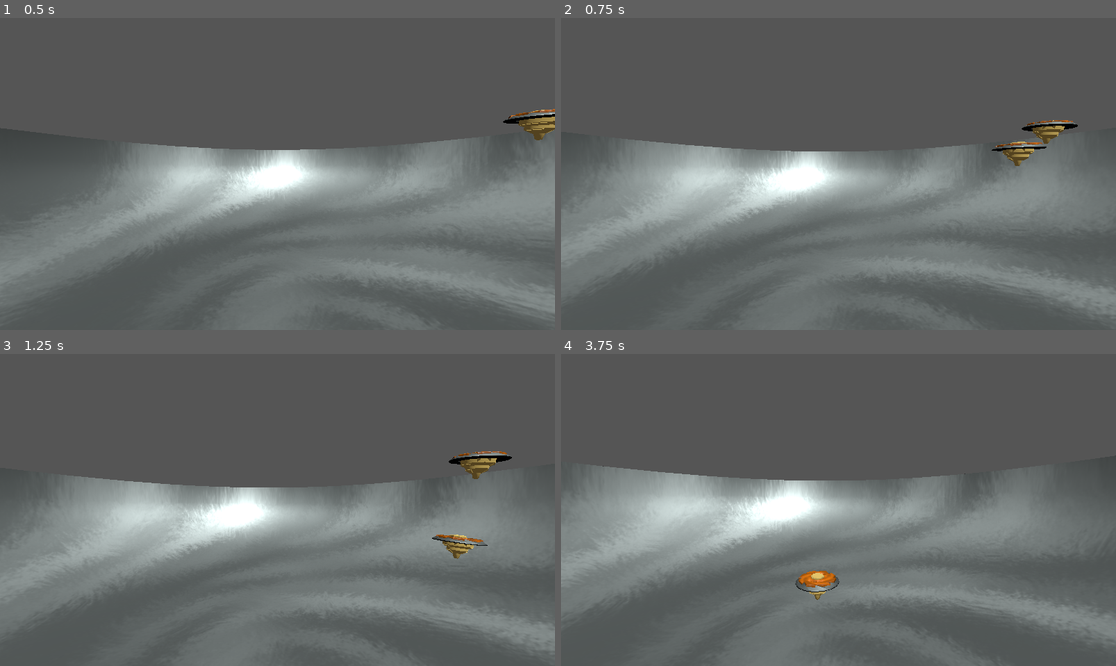
Above: before the commit, frames 1-4 (two rows, left to right).
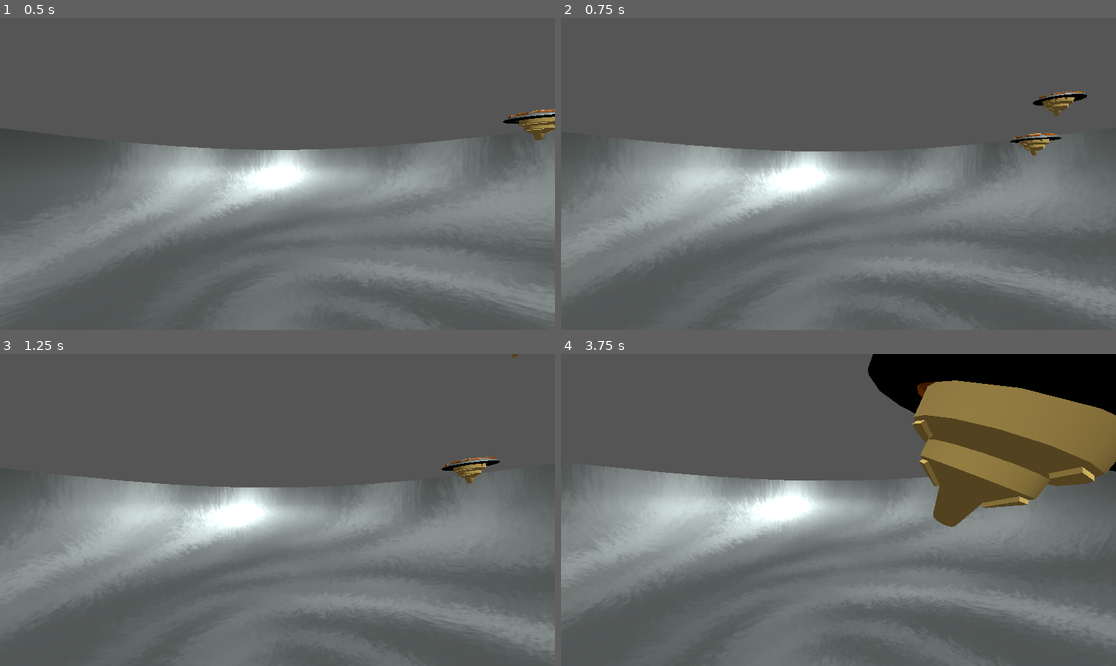
Above: after the commit, the same moments.

Repository: StudentLoanCyclone/StudentLoanCyclone
Game: Godot game, scene res://main.tscn
Same seed, same stepped clock (60 frames per second), same inputs: the game is played once before the commit and once after it.
Inputs (mouse positions are in pixels of both pictures, inside the frame that each line leads up to):
- Up to frame 1 (0.5 s): no input
- Up to frame 2 (0.75 s): tap Enter at 0.5 s; move the mouse to (866, 174) at 0.52 s; press the mouse at (866, 174) at 0.53 s
- Up to frame 3 (1.25 s): right-click (305, 510) at 0.8 s
- Up to frame 4 (3.75 s): move the mouse to (810, 510) at 1.27 s; release the mouse at (810, 510) at 1.28 s; right-click (810, 510) at 1.35 s; click (810, 510) at 1.55 s; tap Space at 2 s; move the mouse to (849, 503) at 2.02 s; press the mouse at (849, 503) at 2.03 s; right-click (849, 503) at 2.3 s; move the mouse to (832, 516) at 2.77 s; release the mouse at (832, 516) at 2.78 s; right-click (832, 516) at 2.85 s; click (832, 516) at 3.05 s; move the mouse to (877, 513) at 3.52 s; press the mouse at (877, 513) at 3.53 s

Frame 1 is identical in both runs. In frame 2, 1.2% of the frame differs, in the area x 77-95%, y 23-48%; in frame 3, 0.9%; in frame 4, 18%, in the area x 42-100%, y 0-79%.

Commit message:
It moves towards the enemy but not well

Diff:
--- a/student-loan-cyclone/cyclone.gd
+++ b/student-loan-cyclone/cyclone.gd
@@ -7,21 +7,14 @@
 
 var current_spin: float = 0
 
+var target : Node3D
+
 # Called when the node enters the scene tree for the first time.
 func _ready():
+
 	launch()
 
-func launch():
-	current_spin = initial_spin
-	angular_velocity.y = initial_spin
-
-	angular_velocity.x = randf_range(0,10)
-	angular_velocity.z = randf_range(0,10)
-
-
-
 func _physics_process(delta):
-
 	#decay
 	current_spin = move_toward(current_spin, 0, spin_decay * delta)
 
@@ -37,3 +30,34 @@
 	var correction_torque = current_upright.cross(upright_target) * upright_strength
 
 	apply_torque(correction_torque)
+
+func _input(event):
+	if event.is_action_pressed("attack"):
+		attack()
+	if event.is_action_pressed("defend"):
+		defend()
+
+func launch():
+	current_spin = initial_spin
+	angular_velocity.y = initial_spin
+
+	angular_velocity.x = randf_range(0,10)
+	angular_velocity.z = randf_range(0,10)
+
+
+func attack():
+	print(typeof(target))
+	var chasedir = (target.global_position - global_position).normalized()
+	var target_transform = transform.looking_at(global_position + chasedir, transform.basis.y)
+
+	transform = transform.interpolate_with(target_transform, 1.0)
+	linear_velocity = -transform.basis.z * (20)
+
+func defend():
+	pass
+
+
+
+
+func _on_area_3d_body_entered(body):
+	target = body
--- a/student-loan-cyclone/cyclone_model.tscn
+++ b/student-loan-cyclone/cyclone_model.tscn
@@ -153,9 +153,11 @@
 [sub_resource type="ConvexPolygonShape3D" id="ConvexPolygonShape3D_mxedn"]
 points = PackedVector3Array(0, 0.7915, -1.746, 0, 0.47477603, -1.3970051, -0.1712501, 0.7915, -1.7377964, 0.17090845, 0 …(5284 unchanged characters)…
 
-[node name="CycloneModel" type="Node3D"]
-
-[node name="RigidBody3D" type="RigidBody3D" parent="."]
+[sub_resource type="SphereShape3D" id="SphereShape3D_wmcot"]
+
+[node name="CycloneModel" type="Node3D" groups=["spinner"]]
+
+[node name="RigidBody3D" type="RigidBody3D" parent="." groups=["spinner"]]
 mass = 5.0
 physics_material_override = SubResource("PhysicsMaterial_i77v7")
 script = ExtResource("1_wmcot")
@@ -192,3 +194,11 @@
 [node name="CollisionShape3D" type="CollisionShape3D" parent="RigidBody3D"]
 transform = Transform3D(1, 0, 0, 0, 1, 0, 0, 0, 1, 0, -0.12968487, 0)
 shape = SubResource("ConvexPolygonShape3D_mxedn")
+
+[node name="Area3D" type="Area3D" parent="RigidBody3D"]
+
+[node name="CollisionShape3D" type="CollisionShape3D" parent="RigidBody3D/Area3D"]
+transform = Transform3D(20, 0, 0, 0, 20, 0, 0, 0, 20, 0, 0, 0)
+shape = SubResource("SphereShape3D_wmcot")
+
+[connection signal="body_entered" from="RigidBody3D/Area3D" to="RigidBody3D" method="_on_area_3d_body_entered"]
--- a/student-loan-cyclone/main.tscn
+++ b/student-loan-cyclone/main.tscn
@@ -68,15 +68,15 @@
 [node name="WorldEnvironment" type="WorldEnvironment" parent="."]
 environment = SubResource("Environment_7dm0k")
 
-[node name="StaticBody3D" type="StaticBody3D" parent="."]
+[node name="bowl" type="StaticBody3D" parent="."]
 physics_material_override = SubResource("PhysicsMaterial_0xm2m")
 
-[node name="Sphere" type="MeshInstance3D" parent="StaticBody3D"]
+[node name="Sphere" type="MeshInstance3D" parent="bowl"]
 transform = Transform3D(25, 0, 0, 0, 25, 0, 0, 0, 25, 0, 0, 0)
 mesh = SubResource("ArrayMesh_7mycd")
 skeleton = NodePath("")
 
-[node name="CollisionShape3D" type="CollisionShape3D" parent="StaticBody3D"]
+[node name="CollisionShape3D" type="CollisionShape3D" parent="bowl"]
 transform = Transform3D(25, 0, 0, 0, 25, 0, 0, 0, 25, 0, 0, 0)
 shape = SubResource("ConcavePolygonShape3D_h2yge")
 debug_color = Color(0.9842692, 0, 0.3406717, 1)
--- a/student-loan-cyclone/project.godot
+++ b/student-loan-cyclone/project.godot
@@ -15,6 +15,23 @@
 config/features=PackedStringArray("4.5", "Forward Plus")
 config/icon="res://icon.svg"
 
+[global_group]
+
+spinner="group for all the spinning tops"
+
+[input]
+
+attack={
+"deadzone": 0.2,
+"events": [Object(InputEventMouseButton,"resource_local_to_scene":false,"resource_name":"","device":-1,"window_id":0,"alt_pressed":false,"shift_pressed":false,"ctrl_pressed":false,"meta_pressed":false,"button_mask":0,"position":Vector2(0, 0),"global_position":Vector2(0, 0),"factor":1.0,"button_index":1,"canceled":false,"pressed":false,"double_click":false,"script":null)
+]
+}
+defend={
+"deadzone": 0.2,
+"events": [Object(InputEventMouseButton,"resource_local_to_scene":false,"resource_name":"","device":-1,"window_id":0,"alt_pressed":false,"shift_pressed":false,"ctrl_pressed":false,"meta_pressed":false,"button_mask":0,"position":Vector2(0, 0),"global_position":Vector2(0, 0),"factor":1.0,"button_index":2,"canceled":false,"pressed":false,"double_click":false,"script":null)
+]
+}
+
 [rendering]
 
 renderer/rendering_method="mobile"
Not shown: 1 places in student-loan-cyclone/cyclone_model.tscn that only renumber resources
